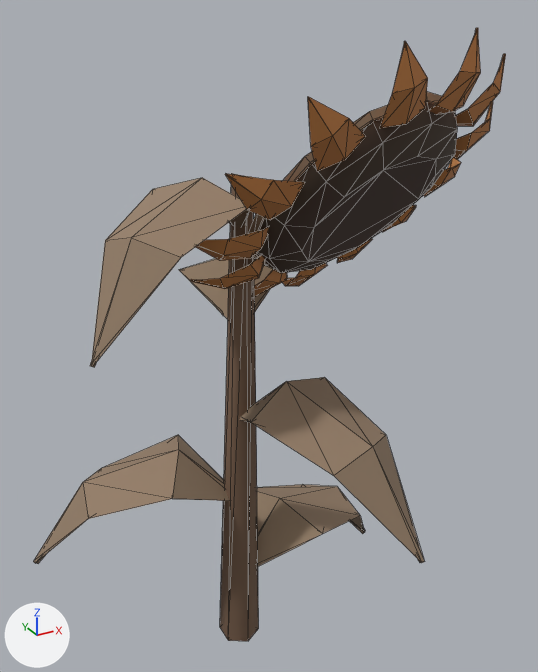
The glTF model public/assets/models/crop_sunflower_withered.glb as it was, and as the next commit left it.
Camera for both pictures: a camera (50 mm lens) standing at (-0.345, -0.713, 0.803) and looking at (0.052, 0.008, 0.443). The axes (+X, +Y, +Z) are drawn at lower left. The lights are the same throughout. The older version comes first. Mesh edges are drawn as thin lines. Where no turn or scale is listed for an object, it has been applied to the vertices. Vertices at exactly the same position are counted once.

Before the edit, the objects in view are built like this:
```python
me_sunflower_head_back_mesh = bpy.data.meshes.new('sunflower_head_back_mesh')
me_sunflower_head_back_mesh.from_pydata(...)  # 36 vertices, 68 faces; spans x -0.13..0.132, y -0.096..0.086, z -0.108..0.1
me_sunflower_head_back_mesh.materials.append(mat_wood_coastal_01)
me_sunflower_leaf_0_mesh = bpy.data.meshes.new('sunflower_leaf_0_mesh')
me_sunflower_leaf_0_mesh.from_pydata(...)  # 80 vertices, 140 faces; spans x -0.81..0.81, y -0.74..0.74, z -1.0..1.0
me_sunflower_leaf_0_mesh.materials.append(mat_wood_coastal_01)
me_sunflower_stem_mesh = bpy.data.meshes.new('sunflower_stem_mesh')
me_sunflower_stem_mesh.from_pydata(...)  # 18 vertices, 32 faces; spans x -0.075..0.075, y -0.049..0.049, z -0.316..0.316
me_sunflower_stem_mesh.materials.append(mat_wood_weathered_01)
ob_sunflower_head_back = bpy.data.objects.new('sunflower_head_back', me_sunflower_head_back_mesh)
ob_sunflower_head_back.location = (0.118, -0.05, 0.632)
ob_sunflower_leaf_0 = bpy.data.objects.new('sunflower_leaf_0', me_sunflower_leaf_0_mesh)
ob_sunflower_leaf_0.parent = ob_crop_sunflower_withered_root
ob_sunflower_leaf_0.location = (0.0166, -0.00452, 0.332)
ob_sunflower_leaf_0.scale = (0.318, 0.318, 0.318)
ob_sunflower_stem = bpy.data.objects.new('sunflower_stem', me_sunflower_stem_mesh)
ob_sunflower_stem.location = (0.052, -0.022, 0.327)
# also in view: 'sunflower_head_petal_0' at (0.116, -0.05, 0.635); 'sunflower_head_disc' at (0.12, -0.063, 0.622)
```
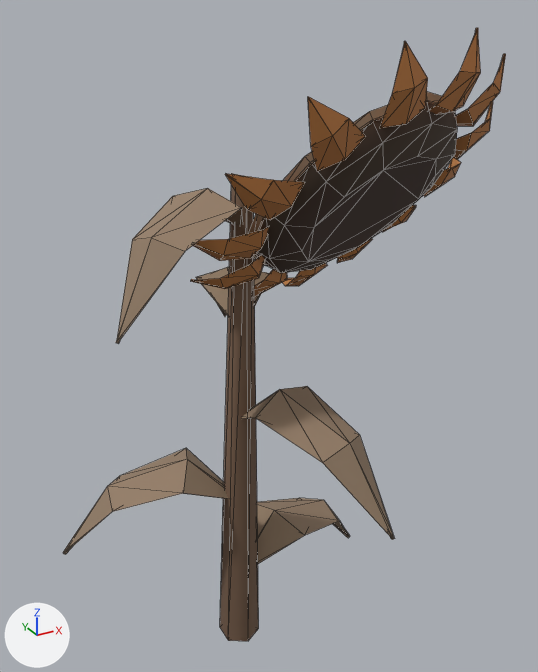
Where the change shows, as pixel boxes (x1, y1, x2, y2) in the pictures (538 x 672 px):
'sunflower_leaf_0', reshaped, moved, rescaled (15% narrower)
    before: (33, 178, 424, 567)
    after: (63, 188, 395, 564)

Diff of the bpy script that builds the scene:
```diff
--- a/public/assets/models/crop_sunflower_withered.glb.py
+++ b/public/assets/models/crop_sunflower_withered.glb.py
@@ me_sunflower_leaf_0_mesh @@
 # used by ob_sunflower_leaf_0; parent = ob_crop_sunflower_withered_root; location = (0.0166, -0.00452, 0.332); scale = (0.318, 0.318, 0.318)
-me_sunflower_leaf_0_mesh.from_pydata(...)  # 80 vertices, 140 faces; spans x -0.81..0.81, y -0.74..0.74, z -1.0..1.0
+me_sunflower_leaf_0_mesh.from_pydata(...)  # 80 vertices, 140 faces; spans x -0.72..0.72, y -0.66..0.66, z -1.0..1.0
+# me_sunflower_leaf_0_mesh part 1: 77 of 80 vertices moved; they spanned x -0.81..0.81, y -0.74..0.74, z -1.0..1.0 and now span x -0.72..0.72, y -0.66..0.66, z -1.0..1.0; mean shift (0.0, 0.0, 0.0); largest move (-0.67, -0.32, 0.56) -> (-0.59, -0.29, 0.61)
 me_sunflower_leaf_0_mesh.materials.append(mat_wood_coastal_01)
@@ ob_sunflower_leaf_0 @@
 ob_sunflower_leaf_0.parent = ob_crop_sunflower_withered_root
-ob_sunflower_leaf_0.location = (0.0166, -0.00452, 0.332)
-ob_sunflower_leaf_0.scale = (0.318, 0.318, 0.318)
+ob_sunflower_leaf_0.location = (0.0147, -0.00387, 0.333)
+ob_sunflower_leaf_0.scale = (0.305, 0.305, 0.305)
```
